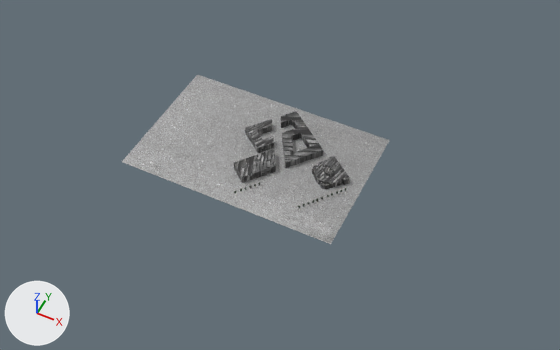
One commit to the Blender file animationsprojekt/blender/Campus.blend: the scene before it, then after it.
Before and after are seen from a 50 mm lens placed at (41.1, -74.4, 89.2), pointed at (4.4, -1.0, -2.6). The lights are fixed; the arrows at lower left show +X, +Y and +Z.

Before the edit, the objects in view are built like this:
```python
mat_wand = principled_material('Wand')
mat_wand.texture = img_wand2_jpeg
me_plane_005 = bpy.data.meshes.new('Plane.005')
me_plane_005.from_pydata(...)  # 90 vertices, 176 faces; spans x -2.46..3.64, y -2.21..5.13, z 0.0..1.29
me_plane_005.materials.append(mat_wand)  # picture img_wand2_jpeg
me_plane_006 = bpy.data.meshes.new('Plane.006')
me_plane_006.from_pydata(...)  # 30 vertices, 56 faces; spans x -2.96..2.71, y -2.86..3.95, z 0.0..1.17
me_plane_006.materials.append(mat_wand)  # picture img_wand2_jpeg
me_plane_007 = bpy.data.meshes.new('Plane.007')
me_plane_007.from_pydata(...)  # 26 vertices, 52 faces; spans x -2.26..7.11, y -5.95..5.18, z -0.01..1.23
me_plane_007.materials.append(mat_wand)  # picture img_wand2_jpeg
me_plane_008 = bpy.data.meshes.new('Plane.008')
me_plane_008.from_pydata(...)  # 130 vertices, 260 faces, 1 loose edge; spans x -2.35..3.69, y -3.24..2.78, z 0.0..1.5
me_plane_008.materials.append(mat_wand)  # picture img_wand2_jpeg
me_plane_009 = bpy.data.meshes.new('Plane.009')
me_plane_009.from_pydata(...)  # 4 vertices, 2 faces; spans x -31.9..3.9, y -11.8..11.4, z 0.0
me_plane_009.materials.append(mat_boden)  # picture img_boden_jpg
ob_bauernbib = bpy.data.objects.new('Bauernbib', me_plane_008)
ob_bauernbib.location = (12.0, 0.6, 0.0)
ob_hsz = bpy.data.objects.new('HSZ', me_plane_005)
ob_hsz.location = (0.9, -4.9, 0.0)
ob_infozentrum = bpy.data.objects.new('Infozentrum', me_plane_007)
ob_infozentrum.location = (2.6, 4.5, 0.0)
ob_numerikinstitut = bpy.data.objects.new('Numerikinstitut', me_plane_006)
ob_numerikinstitut.location = (-0.7, 2.4, 0.0)
ob_plane = bpy.data.objects.new('Plane', me_plane_009)
ob_plane.location = (14.0, 0.1, 0.0)
```
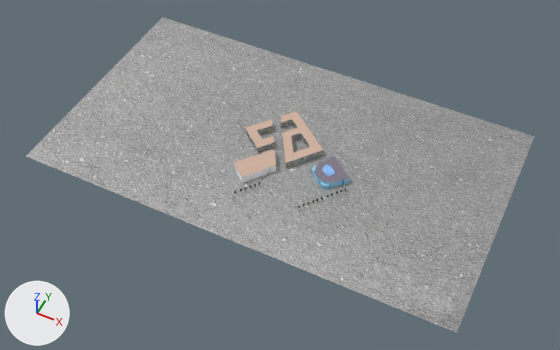
Pixel boxes [x1, y1, x2, y2] of what changed, in the pictures (560 x 350 px):
'Plane', reshaped (90% wider, 86% taller): before [122, 75, 390, 244]; after [26, 17, 535, 333]
'Infozentrum', surface changed: [281, 111, 323, 168] in both
'HSZ', surface changed (grey to beige): [233, 149, 276, 183] in both
'Bauernbib', surface changed: [312, 156, 350, 189] in both
'Numerikinstitut', surface changed: [245, 119, 274, 153] in both

What changed in the scene script:
```text
Add img_campusgebaeude_jpeg:
    img_campusgebaeude_jpeg = load_image('Campusgebaeude.jpeg', '../textures/Campusgebaeude.png', 1024, 1024, 'sRGB')
Change mat_wand:
    mat_wand.texture: img_wand2_jpeg -> img_campusgebaeude_jpeg
Change me_plane_009:
    where me_plane_009.from_pydata(...)  # 4 vertices, 2 faces; spans x -31.9..3.9, y -11.8..11.4, z 0.0
    used by ob_plane; location = (14.0, 0.1, 0.0)
    me_plane_009 part 1
    me_plane_009.vertices[0].co: (-31.9, -11.8, 0.0) -> (-46.1, -17.5, 0.0)  # pixel (121, 161) -> pixel (25, 156)
    me_plane_009.vertices[1].co: (3.9, -11.8, 0.0) -> (24.4, -17.5, 0.0)  # pixel (330, 244) -> pixel (456, 332)
    me_plane_009.vertices[2].co: (-31.9, 11.4, 0.0) -> (-46.1, 22.6, 0.0)  # pixel (197, 74) -> pixel (162, 17)
    me_plane_009.vertices[3].co: (3.9, 11.4, 0.0) -> (24.4, 22.6, 0.0)  # pixel (389, 140) -> pixel (534, 136)
```
